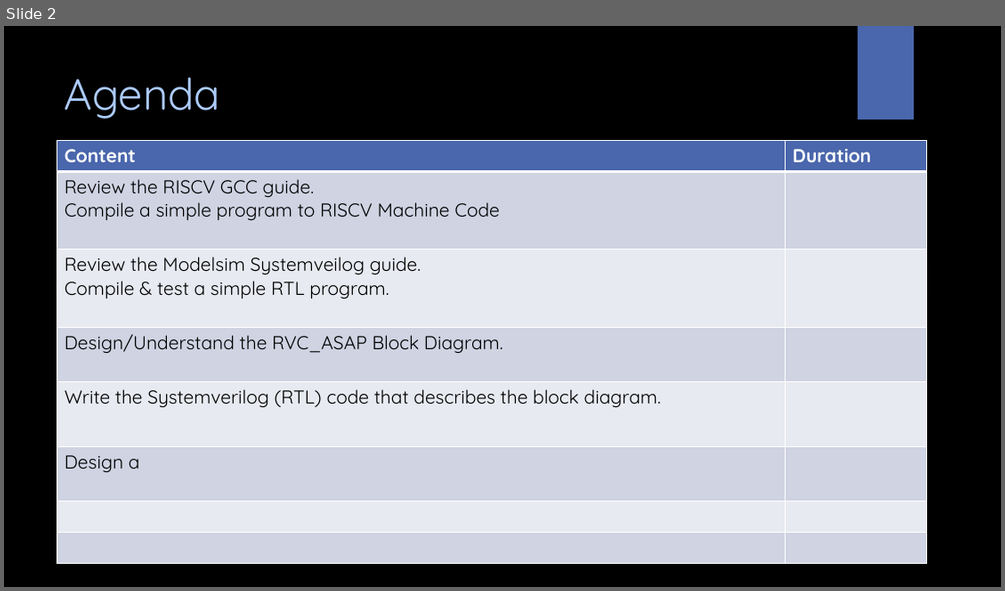
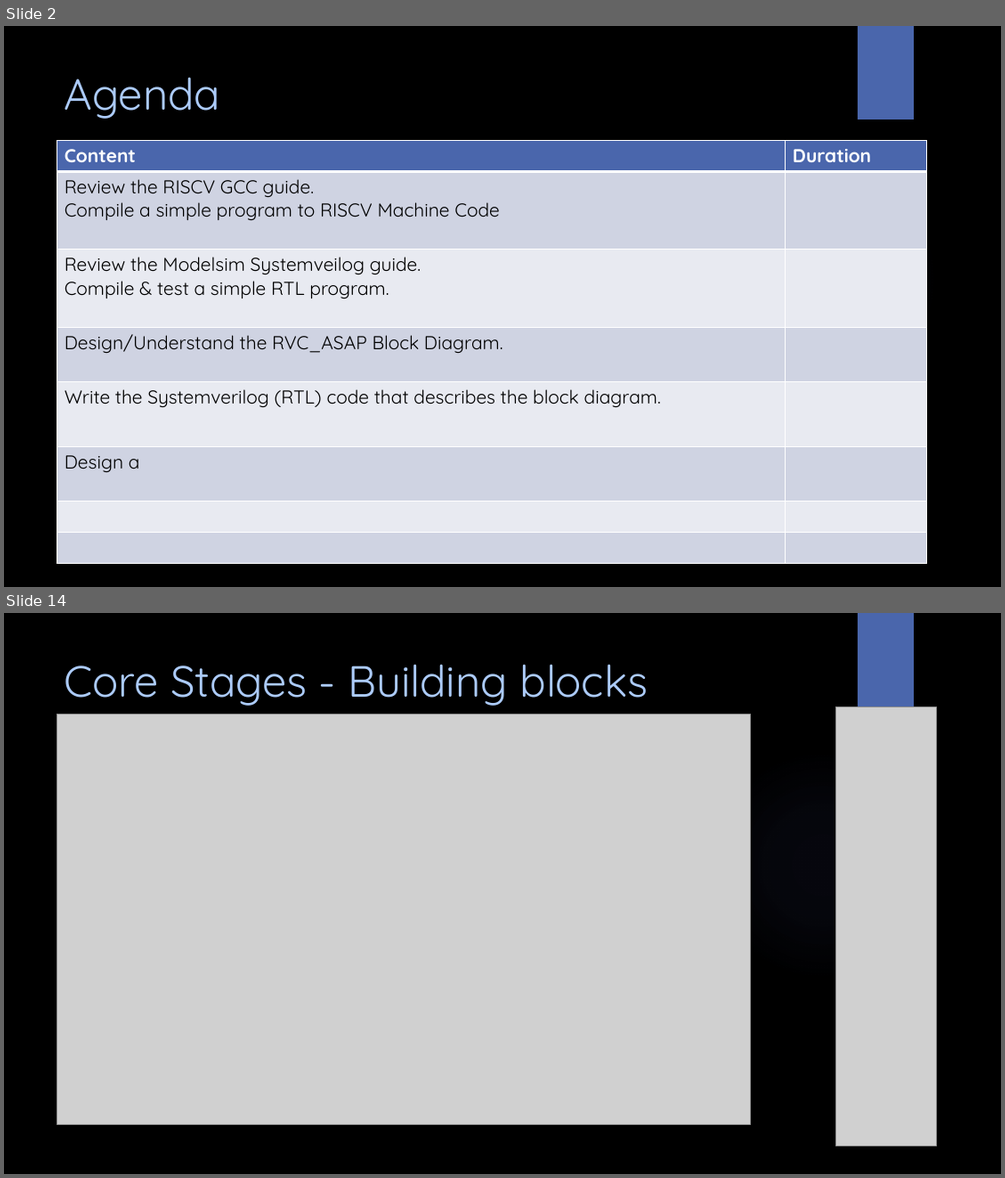
Before and after one commit to amichai-bd/rvc_asap, a slide deck: doc/rvc_asap.pptx. Shown one above the other, each under a label of ours: slide 2 before the commit, slides 2 and 14 after it; the slides between them are not shown. The pictures are 1005x591 and 1005x1178 pixels, drawn with LibreOffice and Linux fonts; fonts in the diff are those of the drawing; grey boxes stand for pictures; background and template pictures are left out. Boxes give left, top, right and bottom in pixels: in the first picture for what was removed or moved away, otherwise in the second. Text is boxed around its words. In the diff, an @@ line names an element or a change of style, - is before the commit and + after.

```diff
--- a/doc/rvc_asap.pptx
+++ b/doc/rvc_asap.pptx
@@ slide 14 added at (x1=4, y1=613, x2=1001, y2=1174), background picture (left out); not listed: 2 template elements that a slide beside it also shows @@
@@ title added at (x1=65, y1=664, x2=648, y2=706), 42 pt, text #ACCBF9 @@
+Core Stages - Building blocks
@@ picture added at (x1=57, y1=714, x2=751, y2=1124) @@
@@ picture added at (x1=835, y1=707, x2=937, y2=1145) @@
```
Also in this commit, not shown: 2 slides changed, 31 other slides added, 3 other files.
